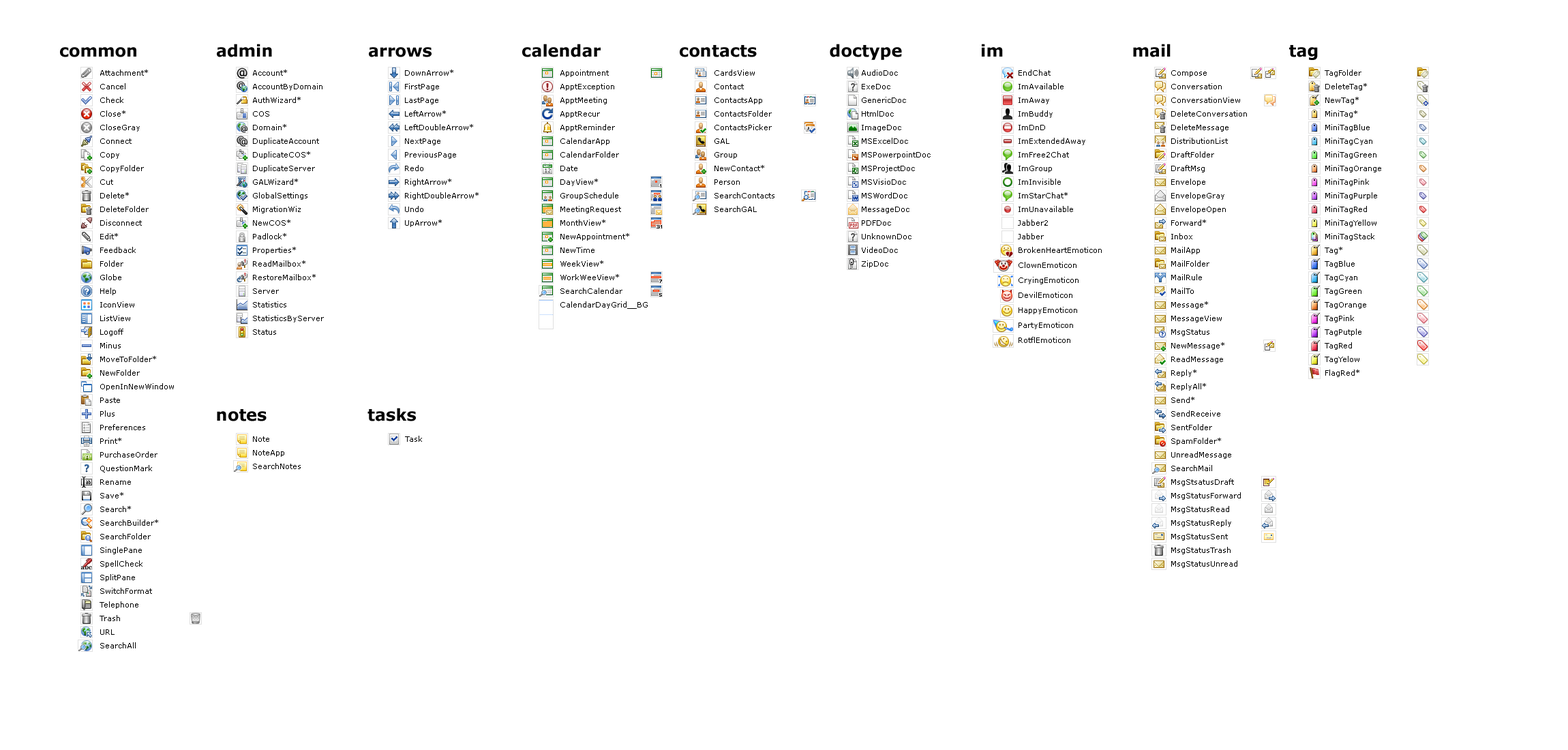
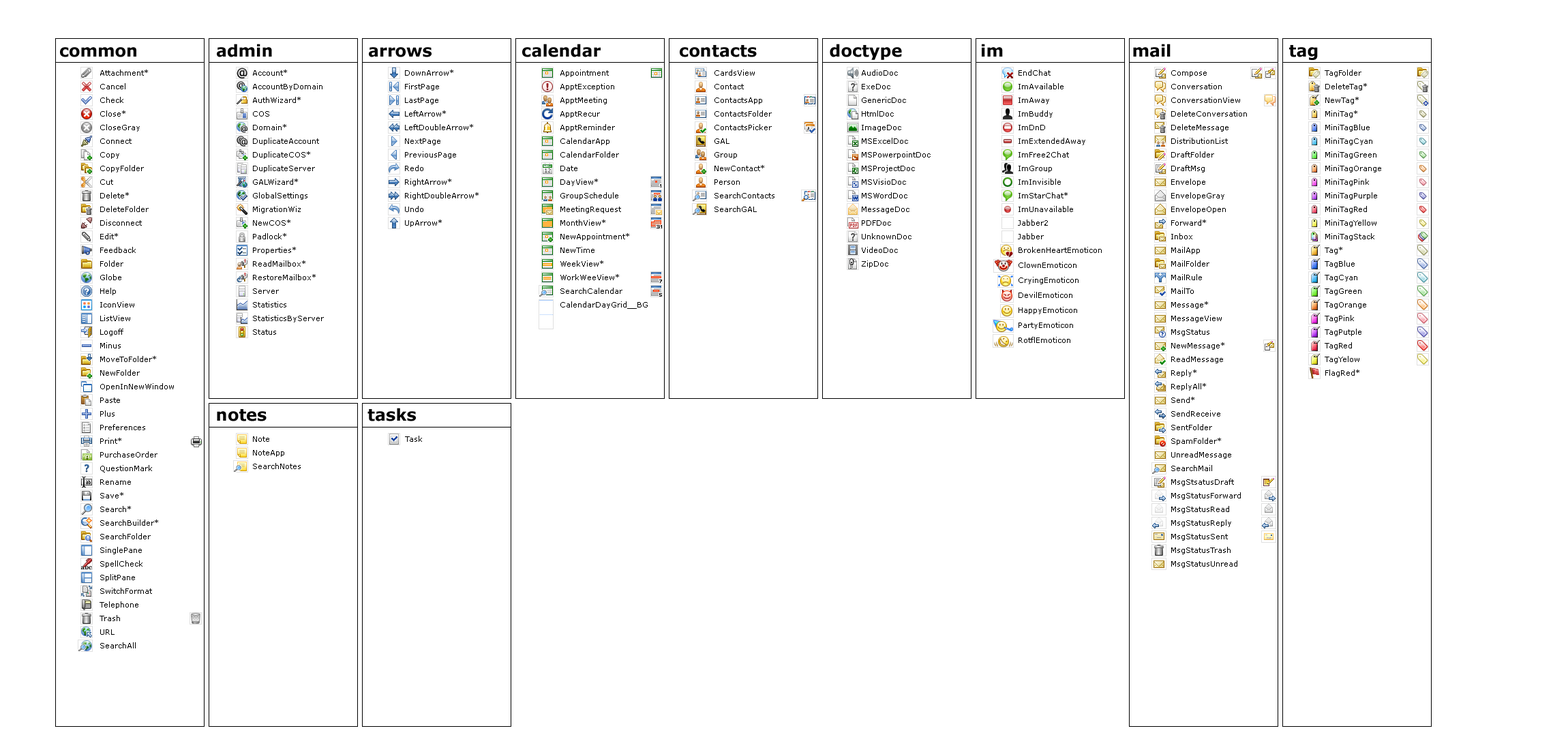
Layers edited between the first and the second 1568 × 750 image:
painted on "icon alternates" over box(190, 436, 202, 448)
added group "bg" (1st of 2) with 14 layers over box(55, 38, 1432, 727)
moved "folder names" into group "bg" over box(203, 43, 1284, 60)
moved "folder names lower" into group "bg" over box(357, 407, 363, 422)
showed "bg" (2nd of 2, in "bg"), moved it into group "bg" over box(55, 38, 1432, 727)
